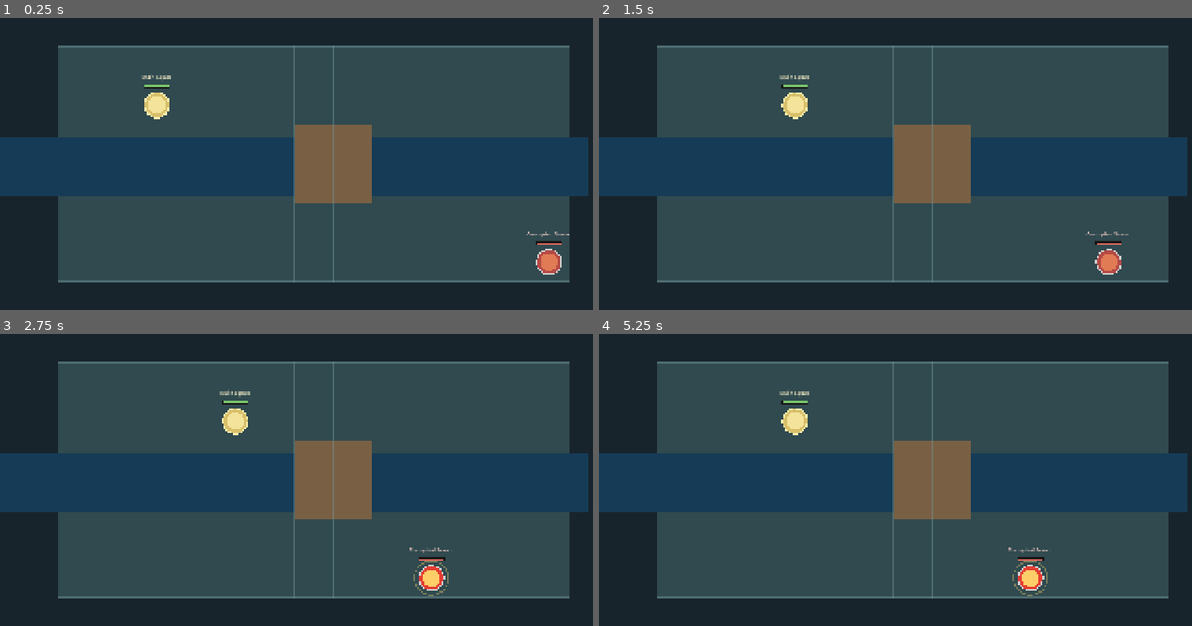
Above: before the commit, frames 1-4 (two rows, left to right).
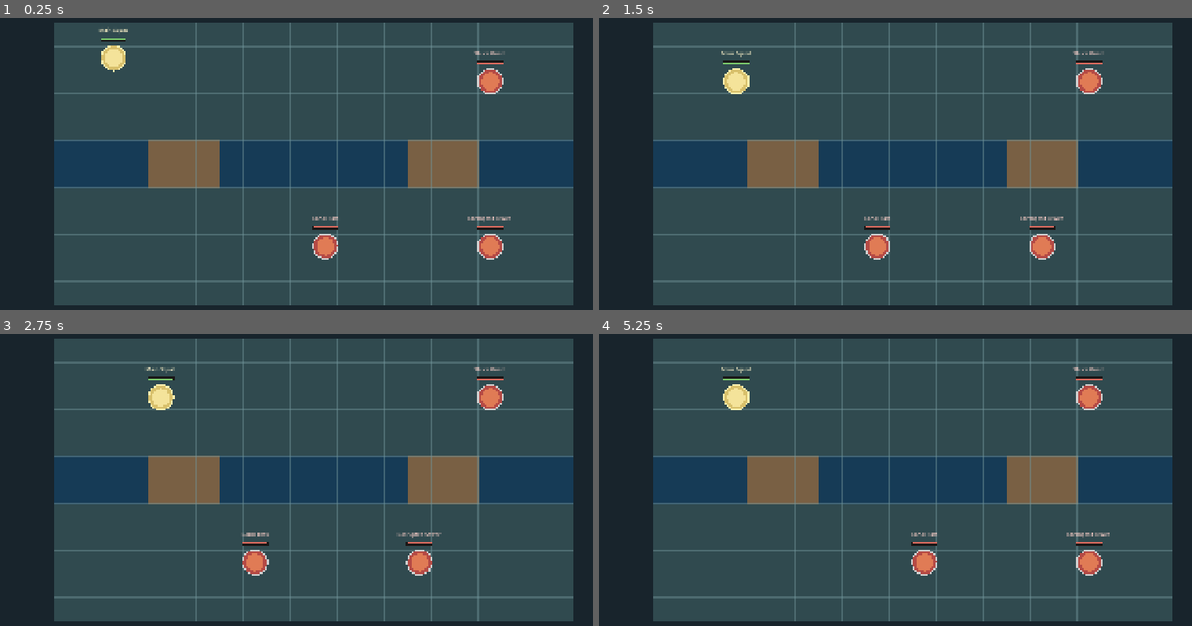
Above: after the commit, the same moments.

Repository: Kradoneem/TacticalRPG-Godot
Game: Godot game, scene res://scenes/core/main.tscn
Two runs of this game, one before a commit and one after it. Both use one fixed random seed, a clock stepped at 60 frames per second and the inputs below.
Inputs:
- Up to frame 1 (0.25 s): no input
- Up to frame 2 (1.5 s): tap Enter (ui_accept) at 0.5, 0.77, 1.25 s; hold D (move_right) 0.53-1.28 s; hold E (engage) 0.53-1.28 s; hold S (move_down) from 1.28 s (still down); tap Keypad Enter at 1.35 s
- Up to frame 3 (2.75 s): tap Enter (ui_accept) at 1.52, 2 s; release S (move_down) at 2.03 s; hold D (move_right) from 2.03 s (still down); tap Space at 2.1 s
- Up to frame 4 (5.25 s): tap Enter (ui_accept) at 2.75, 3.02, 3.5, 3.77, 4.25, 4.52 s; release D (move_right) at 2.78 s; hold W (move_up) 2.78-3.53 s; tap 1 at 2.85 s; hold A (move_left) 3.53-5.03 s; tap 2 at 3.6 s; tap 3 at 4.35 s; hold S (move_down) from 5.03 s (still down); tap 4 at 5.1 s

The runs differ from the first frame. In frame 1, 32% of the frame differs, in the area x 0-100%, y 1-99%; in frame 2, 32%; in frame 3, 32%; in frame 4, 32%.

Commit message:
feat: add multi-squad sewer exploration test map

Diff:
--- a/scripts/systems/tacticaltest.gd
+++ b/scripts/systems/tacticaltest.gd
@@ -9,9 +9,9 @@
 
 const VIEWPORT_SIZE: Vector2 = Vector2(1920.0, 1080.0)
 
-const GRID_ORIGIN: Vector2 = Vector2(180.0, 180.0)
-const GRID_SIZE: Vector2i = Vector2i(13, 6)
-const CELL_SIZE: float = 120.0
+const GRID_ORIGIN: Vector2 = Vector2(168.0, 108.0)
+const GRID_SIZE: Vector2i = Vector2i(22, 12)
+const CELL_SIZE: float = 72.0
 
 ## This is a strategic engagement radius, not weapon range.
 ## It represents noticing, approaching and committing before the
@@ -38,7 +38,7 @@
 
 @onready var player_marker: TacticalPlayer = $PlayerMarker
 @onready var enemy_marker: TacticalEnemy = $EnemyMarker
-
+var enemy_markers: Array[TacticalEnemy] = []
 var tactical_grid: TacticalGrid
 var test_enemy_squad: Squad
 var strategy_prompt: StrategyPrompt
@@ -52,24 +52,180 @@
 	tactical_grid = TacticalGrid.new(GRID_SIZE)
 	configure_test_map()
 
-	test_enemy_squad = Squad.new(
+	var main_squad: Squad = GameState.get_main_squad()
+
+	if main_squad == null:
+		push_error("TacticalTest could not find a Main Squad in GameState.")
+		return
+
+	player_marker.configure(
+		tactical_grid,
+		GRID_ORIGIN,
+		CELL_SIZE,
+		Vector2i(2, 1),
+		main_squad
+	)
+
+	test_enemy_squad = _create_enemy_squad(
 		"corrupted_sewer_pack",
 		"Corrupted Sewer Pack",
-		Squad.AutonomyMode.ENEMY
-	)
-
-	test_enemy_squad.default_strategy = &"support"
-
-	var sewer_beast := Unit.new(
-		"corrupted_sewer_beast",
-		"Corrupted Sewer Beast",
-		1,
+		"Sewer Beast",
 		30,
 		10,
 		3,
 		5,
+		true
+	)
+
+	enemy_marker.configure(
+		tactical_grid,
+		GRID_ORIGIN,
+		CELL_SIZE,
+		Vector2i(18, 9),
+		10,
+		test_enemy_squad
+	)
+
+	enemy_marker.configure_patrol([
+		Vector2i(18, 9),
+		Vector2i(17, 9),
+		Vector2i(16, 9),
+		Vector2i(15, 9),
+		Vector2i(16, 9),
+		Vector2i(17, 9)
+	])
+
+	var canal_patrol := _create_enemy_marker(
+		"canal_patrol",
+		"Canal Rats",
+		"Canal Rat",
+		22,
+		7,
+		2,
+		6,
+		Vector2i(11, 9)
+	)
+
+	canal_patrol.configure_patrol([
+		Vector2i(11, 9),
+		Vector2i(10, 9),
+		Vector2i(9, 9),
+		Vector2i(8, 9),
+		Vector2i(9, 9),
+		Vector2i(10, 9)
+	])
+
+	var static_guard := _create_enemy_marker(
+		"sluice_guard",
+		"Sluice Guard",
+		"Corrupted Guard",
+		38,
+		12,
+		4,
+		4,
+		Vector2i(18, 2)
+	)
+
+	enemy_markers = [
+		enemy_marker,
+		canal_patrol,
+		static_guard
+	]
+
+	strategy_prompt = StrategyPromptData.new()
+	add_child(strategy_prompt)
+	strategy_prompt.strategy_selected.connect(_on_strategy_selected)
+
+	tactical_action_prompt = TacticalActionPromptData.new()
+	add_child(tactical_action_prompt)
+	tactical_action_prompt.attack_selected.connect(
+		_on_tactical_attack_selected
+	)
+	tactical_action_prompt.cancelled.connect(
+		_on_tactical_action_cancelled
+	)
+
+	turn_controller = TacticalTurnControllerData.new()
+	add_child(turn_controller)
+
+	turn_controller.configure(
+		player_marker,
+		enemy_markers
+	)
+
+	turn_controller.adjacent_enemies_available.connect(
+		_on_adjacent_enemies_available
+	)
+
+	queue_redraw()
+
+func _create_enemy_marker(
+	squad_id: StringName,
+	squad_name: String,
+	unit_name: String,
+	max_hp: int,
+	attack: int,
+	defense: int,
+	agility: int,
+	start_cell: Vector2i
+) -> TacticalEnemy:
+	var enemy_squad := _create_enemy_squad(
+		squad_id,
+		squad_name,
+		unit_name,
+		max_hp,
+		attack,
+		defense,
+		agility
+	)
+
+	var marker := TacticalEnemy.new()
+	add_child(marker)
+
+	marker.configure(
+		tactical_grid,
+		GRID_ORIGIN,
+		CELL_SIZE,
+		start_cell,
+		10,
+		enemy_squad
+	)
+
+	return marker
+
+func _create_enemy_squad(
+	squad_id: StringName,
+	squad_name: String,
+	unit_name: String,
+	max_hp: int,
+	attack: int,
+	defense: int,
+	agility: int,
+	include_support_acolyte: bool = false
+) -> Squad:
+	var enemy_squad := Squad.new(
+		squad_id,
+		squad_name,
+		Squad.AutonomyMode.ENEMY
+	)
+
+	enemy_squad.default_strategy = &"support"
+
+	var enemy_unit := Unit.new(
+		"%s_unit" % squad_id,
+		unit_name,
+		1,
+		max_hp,
+		attack,
+		defense,
+		agility,
 		0
 	)
+
+	enemy_squad.add_member(enemy_unit)
+
+	if not include_support_acolyte:
+		return enemy_squad
 
 	var corrupted_acolyte := Unit.new(
 		"corrupted_acolyte",
@@ -84,87 +240,49 @@
 	)
 
 	corrupted_acolyte.learn_ability(&"patch_flesh")
-
-	test_enemy_squad.add_member(sewer_beast)
-	test_enemy_squad.add_member(corrupted_acolyte)
-
-	var main_squad: Squad = GameState.get_main_squad()
-
-	if main_squad == null:
-		push_error("TacticalTest could not find a Main Squad in GameState.")
-		return
-
-	player_marker.configure(
-		tactical_grid,
-		GRID_ORIGIN,
-		CELL_SIZE,
-		Vector2i(2, 1),
-		main_squad
-	)
-
-	enemy_marker.configure(
-		tactical_grid,
-		GRID_ORIGIN,
-		CELL_SIZE,
-		Vector2i(12, 5),
-		10,
-		test_enemy_squad
-	)
-
-	enemy_marker.configure_patrol([
-		Vector2i(12, 5),
-		Vector2i(11, 5),
-		Vector2i(10, 5),
-		Vector2i(9, 5),
-		Vector2i(10, 5),
-		Vector2i(11, 5)
-	])
-
-	strategy_prompt = StrategyPromptData.new()
-	add_child(strategy_prompt)
-	strategy_prompt.strategy_selected.connect(_on_strategy_selected)
-	tactical_action_prompt = TacticalActionPromptData.new()
-	add_child(tactical_action_prompt)
-	tactical_action_prompt.attack_selected.connect(
-		_on_tactical_attack_selected
-	)
-	tactical_action_prompt.cancelled.connect(
-		_on_tactical_action_cancelled
-	)
-	var test_enemy_markers: Array[TacticalEnemy] = [
-		enemy_marker
-	]
-
-	turn_controller = TacticalTurnControllerData.new()
-	add_child(turn_controller)
-
-	turn_controller.configure(
-		player_marker,
-		test_enemy_markers
-	)
-
-	turn_controller.adjacent_enemies_available.connect(
-		_on_adjacent_enemies_available
-	)
-
-	queue_redraw()
+	enemy_squad.add_member(corrupted_acolyte)
+
+	return enemy_squad
 
 func configure_test_map() -> void:
-	# The blue canal occupies rows 2 and 3.
-	# A narrow bridge is left open in columns 6 and 7.
+	# Central water channel: rows 5 and 6.
 	for column in range(GRID_SIZE.x):
+		tactical_grid.set_blocked(Vector2i(column, 5))
+		tactical_grid.set_blocked(Vector2i(column, 6))
+
+	# West bridge: early safe route into the southern half.
+	for bridge_column in range(4, 7):
+		tactical_grid.set_blocked(
+			Vector2i(bridge_column, 5),
+			false
+		)
+		tactical_grid.set_blocked(
+			Vector2i(bridge_column, 6),
+			false
+		)
+
+	# East bridge: contested route near the static guard.
+	for bridge_column in range(15, 18):
+		tactical_grid.set_blocked(
+			Vector2i(bridge_column, 5),
+			false
+		)
+		tactical_grid.set_blocked(
+			Vector2i(bridge_column, 6),
+			false
+		)
+
+	# Northern sewer wall: creates a long route around the Sluice Guard.
+	for column in range(7, 14):
 		tactical_grid.set_blocked(Vector2i(column, 2))
-		tactical_grid.set_blocked(Vector2i(column, 3))
-
-	for bridge_column in range(6, 8):
-		tactical_grid.set_blocked(
-			Vector2i(bridge_column, 2),
-			false
-		)
-		tactical_grid.set_blocked(
-			Vector2i(bridge_column, 3),
-			false
-		)
+
+	tactical_grid.set_blocked(Vector2i(10, 2), false)
+
+	# Southern rubble: turns the Canal Rats patrol into a readable chokepoint.
+	for column in range(12, 16):
+		tactical_grid.set_blocked(Vector2i(column, 10))
+
+	tactical_grid.set_blocked(Vector2i(13, 10), false)
 
 func _unhandled_input(_event: InputEvent) -> void:
 	pass
@@ -291,32 +409,48 @@
 	print("Battle presentation closed. Tactical alert resumed.")
 
 func _draw() -> void:
-	# Temporary background: this will later be a prerendered tactical map.
 	draw_rect(
 		Rect2(Vector2.ZERO, VIEWPORT_SIZE),
 		Color("#18242c")
 	)
 
-	# Temporary walkable area.
+	var grid_pixel_size := Vector2(GRID_SIZE) * CELL_SIZE
+
 	draw_rect(
-		Rect2(GRID_ORIGIN, Vector2(1560.0, 720.0)),
+		Rect2(GRID_ORIGIN, grid_pixel_size),
 		Color("#304a4f")
 	)
 
-	# Temporary water channel.
+	var canal_top_left := (
+		GRID_ORIGIN
+		+ Vector2(0.0, 5.0 * CELL_SIZE)
+	)
+
 	draw_rect(
-		Rect2(0.0, 460.0, 1800.0, 180.0),
+		Rect2(
+			canal_top_left,
+			Vector2(grid_pixel_size.x, CELL_SIZE * 2.0)
+		),
 		Color("#163b56")
 	)
 
-	# Temporary bridge that corresponds to the two walkable cells.
 	draw_rect(
-		Rect2(900.0, 420.0, 240.0, 240.0),
+		Rect2(
+			GRID_ORIGIN + Vector2(4.0 * CELL_SIZE, 5.0 * CELL_SIZE),
+			Vector2(CELL_SIZE * 3.0, CELL_SIZE * 2.0)
+		),
 		Color("#796044")
 	)
 
+	draw_rect(
+		Rect2(
+			GRID_ORIGIN + Vector2(15.0 * CELL_SIZE, 5.0 * CELL_SIZE),
+			Vector2(CELL_SIZE * 3.0, CELL_SIZE * 2.0)
+		),
+		Color("#796044")
+	)
+
 	draw_grid()
-
 
 func draw_grid() -> void:
 	var grid_pixel_size := Vector2(GRID_SIZE.x, GRID_SIZE.y) * CELL_SIZE
Not shown, added: scripts/systems/tactical_turn_controller.gd.uid
Not shown, added: scripts/ui/tactical_action_prompt.gd.uid
